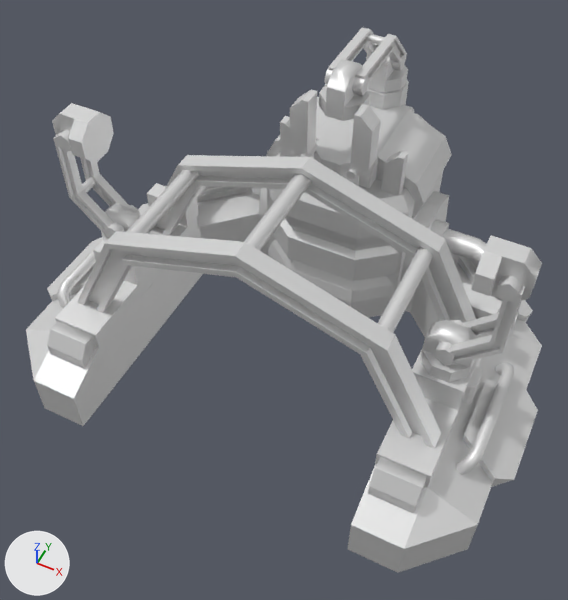
An edit to the glTF model glb/armamsub.glb, drawn before and after from the same camera.
Both versions are drawn from a 50 mm lens placed at (45.5, -97.6, 133.7), pointed at (0.2, -7.0, 20.5). Lighting does not change. The marker at lower left points along +X, +Y and +Z. The picture after the commit comes second. Both versions are drawn at frame 0 of the action 'ActivateClose'; the numbers are the values there.

Objects in the first picture: 'base', 'cover1', 'cover2', 'end1', 'end2', 'end3', 'main2', 'main3', 'mid1', 'mid2', 'mid3' and 1 more.
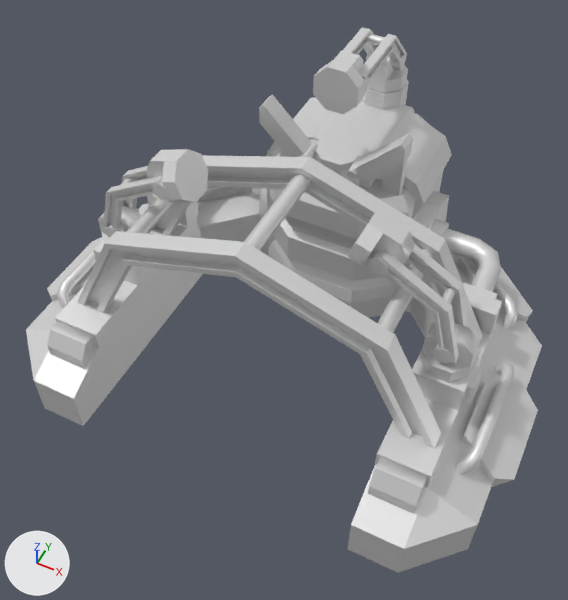
The change, as a diff of the scene's bpy script:
```diff
--- a/glb/armamsub.glb.py
+++ b/glb/armamsub.glb.py
@@ ob_cover1 @@
 ob_cover1.location = (5.058, 13.86, 39.42)
+ob_cover1.rotation_euler = (0.0, 0.785, 0.0)  # degrees (0, 45, 0)
@@ ob_cover2 @@
 ob_cover2.location = (-4.959, 13.86, 39.42)
+ob_cover2.rotation_euler = (0.0, -0.785, 0.0)  # degrees (0, -45, 0)
@@ ob_mid1 @@
 ob_mid1.location = (0.0, 0.0, 0.0)
+ob_mid1.rotation_euler = (0.0, 1.047, 0.0)  # degrees (0, 60, 0)
@@ ob_end1 @@
 ob_end1.location = (-6.904, 0.0, 18.76)
+ob_end1.rotation_euler = (0.0, -1.396, 0.0)  # degrees (0, -80, 0)
@@ ob_end2 @@
 ob_end2.location = (0.0, -20.77, 6.795)
+ob_end2.rotation_euler = (-1.571, 0.0, 0.0)  # degrees (-90, 0, 0)
@@ ob_mid3 @@
 ob_mid3.location = (0.0, 0.0, 0.0)
+ob_mid3.rotation_euler = (0.0, -1.047, 0.0)  # degrees (0, -60, 0)
@@ ob_end3 @@
 ob_end3.location = (6.899, 0.0, 19.04)
+ob_end3.rotation_euler = (0.0, 1.396, 0.0)  # degrees (0, 80, 0)
```

Boxes (x1, y1, x2, y2) around the edits, measured in the pictures (568 x 600 px):
'mid3', turned: before (434, 276, 525, 366); after (368, 243, 468, 364)
'end3', turned: before (471, 235, 542, 301); after (347, 210, 415, 275)
'end1', turned: before (52, 103, 114, 163); after (146, 149, 208, 203)
'mid1', turned: before (53, 130, 140, 238); after (103, 166, 170, 238)
'cover1', turned: before (346, 104, 381, 179); after (346, 133, 413, 182)
'cover2', turned: before (289, 89, 318, 157); after (259, 94, 318, 157)
'end2', turned: before (319, 59, 370, 121); after (313, 51, 365, 114)
